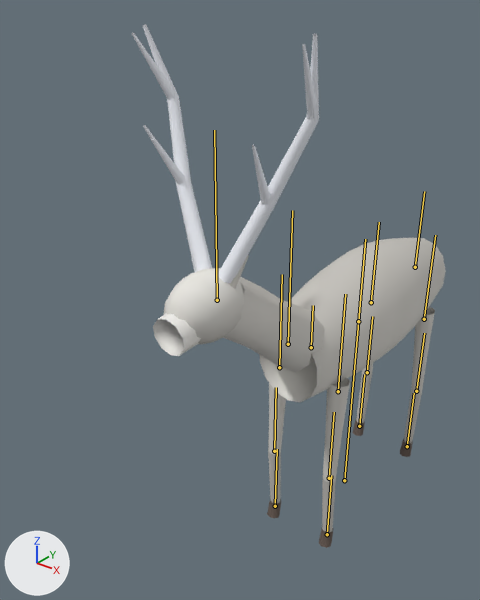
Before and after pictures for a commit that changed the glTF model erandel/assets/game/erelian/cre_erelian_lunar-stag.glb.
Both versions are drawn from a camera (50 mm lens) standing at (1.28, 0.18, -2.74) and looking at (-0.29, 2.14, -3.96). Lighting does not change. The marker at lower left points along +X, +Y and +Z. The older version comes first. The bones that bend it are drawn over the model as lines.

The first picture shows 'body', 'dark', 'light'.
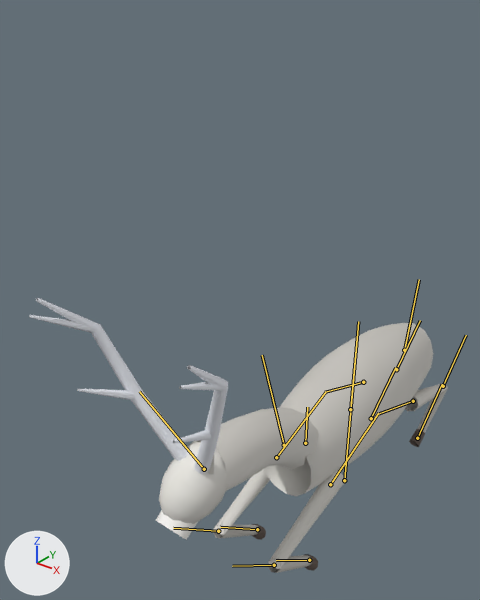
The newer file adds an action. The first version stands in its rest pose; the second is drawn at frame 72 of the action 'rest'.

Scene script edits in JSON lines:
```json
{"block": "bone_body", "where": "bone_body = bpy.data.objects['character'].pose.bones['body']  # child of 'root'"}
{"op": "set", "path": "bone_body.location", "old": "(0.0, 0.0, 0.0)", "new": "(0.0, -0.494, 0.0)"}
{"block": "bone_neck", "where": "bone_neck = bpy.data.objects['character'].pose.bones['neck']  # child of 'chest'"}
{"op": "set", "path": "bone_neck.rotation_quaternion", "old": "(1.0, 0.0, 0.0, 0.0)", "new": "(0.988, 0.156, 0.0, 0.0)", "note": "degrees (0, 0, 0) -> degrees (18, 0, 0)"}
{"block": "bone_head", "where": "bone_head = bpy.data.objects['character'].pose.bones['head']  # child of 'neck'"}
{"op": "set", "path": "bone_head.rotation_quaternion", "old": "(1.0, 0.0, 0.0, 0.0)", "new": "(0.995, 0.105, 0.0, 0.0)", "note": "degrees (0, 0, 0) -> degrees (12, 0, 0)"}
{"block": "bone_legfl", "where": "bone_legfl = bpy.data.objects['character'].pose.bones['legFL']  # child of 'chest'"}
{"op": "set", "path": "bone_legfl.rotation_quaternion", "old": "(1.0, 0.0, 0.0, 0.0)", "new": "(0.819, -0.574, 0.0, 0.0)", "note": "degrees (0, 0, 0) -> degrees (-70, 0, 0)"}
{"block": "bone_shinfl", "where": "bone_shinfl = bpy.data.objects['character'].pose.bones['shinFL']  # child of 'legFL'"}
{"op": "set", "path": "bone_shinfl.rotation_quaternion", "old": "(1.0, 0.0, 0.0, 0.0)", "new": "(0.5, 0.866, 0.0, 0.0)", "note": "degrees (0, 0, 0) -> degrees (120, 0, 0)"}
{"block": "bone_legfr", "where": "bone_legfr = bpy.data.objects['character'].pose.bones['legFR']  # child of 'chest'"}
{"op": "set", "path": "bone_legfr.rotation_quaternion", "old": "(1.0, 0.0, 0.0, 0.0)", "new": "(0.819, -0.574, 0.0, 0.0)", "note": "degrees (0, 0, 0) -> degrees (-70, 0, 0)"}
{"block": "bone_shinfr", "where": "bone_shinfr = bpy.data.objects['character'].pose.bones['shinFR']  # child of 'legFR'"}
{"op": "set", "path": "bone_shinfr.rotation_quaternion", "old": "(1.0, 0.0, 0.0, 0.0)", "new": "(0.5, 0.866, 0.0, 0.0)", "note": "degrees (0, 0, 0) -> degrees (120, 0, 0)"}
{"block": "bone_tail", "where": "bone_tail = bpy.data.objects['character'].pose.bones['tail']  # child of 'body'"}
{"op": "set", "path": "bone_tail.rotation_quaternion", "old": "(1.0, 0.0, 0.0, 0.0)", "new": "(0.996, -0.087, 0.0, 0.0)", "note": "degrees (0, 0, 0) -> degrees (-10, 0, 0)"}
{"block": "bone_legbl", "where": "bone_legbl = bpy.data.objects['character'].pose.bones['legBL']  # child of 'body'"}
{"op": "set", "path": "bone_legbl.rotation_quaternion", "old": "(1.0, 0.0, 0.0, 0.0)", "new": "(0.819, 0.574, 0.0, 0.0)", "note": "degrees (0, 0, 0) -> degrees (70, 0, 0)"}
{"block": "bone_shinbl", "where": "bone_shinbl = bpy.data.objects['character'].pose.bones['shinBL']  # child of 'legBL'"}
{"op": "set", "path": "bone_shinbl.rotation_quaternion", "old": "(1.0, 0.0, 0.0, 0.0)", "new": "(0.5, -0.866, 0.0, 0.0)", "note": "degrees (0, 0, 0) -> degrees (-120, 0, 0)"}
{"block": "bone_legbr", "where": "bone_legbr = bpy.data.objects['character'].pose.bones['legBR']  # child of 'body'"}
{"op": "set", "path": "bone_legbr.rotation_quaternion", "old": "(1.0, 0.0, 0.0, 0.0)", "new": "(0.819, 0.574, 0.0, 0.0)", "note": "degrees (0, 0, 0) -> degrees (70, 0, 0)"}
{"block": "bone_shinbr", "where": "bone_shinbr = bpy.data.objects['character'].pose.bones['shinBR']  # child of 'legBR'"}
{"op": "set", "path": "bone_shinbr.rotation_quaternion", "old": "(1.0, 0.0, 0.0, 0.0)", "new": "(0.5, -0.866, 0.0, 0.0)", "note": "degrees (0, 0, 0) -> degrees (-120, 0, 0)"}
```

Pixel boxes [x1, y1, x2, y2] of what changed, in the pictures (480 x 600 px):
```json
{"object": "body", "change": "posed", "before": [153, 238, 446, 532], "after": [156, 323, 448, 573], "on screen": "15% shorter"}
{"object": "light", "change": "posed", "before": [132, 24, 319, 283], "after": [29, 298, 228, 475], "on screen": "6% wider, 32% shorter"}
{"object": "dark", "change": "posed", "before": [267, 420, 413, 548], "after": [251, 429, 425, 571]}
{"bone": "body", "before": "(358, 321) to (365, 239)", "after": "(350, 409) to (357, 338)"}
{"bone": "neck", "before": "(288, 344) to (292, 210)", "after": "(284, 445) to (262, 355)"}
{"bone": "head", "before": "(217, 300) to (214, 130)", "after": "(204, 469) to (139, 391)"}
{"bone": "legFL", "before": "(338, 391) to (345, 294)", "after": "(330, 484) to (378, 413)"}
{"bone": "shinFL", "before": "(329, 478) to (334, 412)", "after": "(274, 565) to (232, 566)"}
{"bone": "legFR", "before": "(279, 367) to (282, 274)", "after": "(276, 457) to (326, 391)"}
{"bone": "shinFR", "before": "(274, 451) to (276, 387)", "after": "(218, 531) to (173, 528)"}
{"bone": "tail", "before": "(415, 267) to (424, 191)", "after": "(404, 350) to (419, 279)"}
{"bone": "legBL", "before": "(424, 319) to (435, 235)", "after": "(413, 401) to (378, 414)"}
{"bone": "shinBL", "before": "(416, 391) to (424, 333)", "after": "(443, 386) to (466, 335)"}
{"bone": "legBR", "before": "(371, 302) to (379, 222)", "after": "(363, 382) to (325, 392)"}
{"bone": "shinBR", "before": "(367, 372) to (372, 316)", "after": "(396, 369) to (420, 320)"}
```
